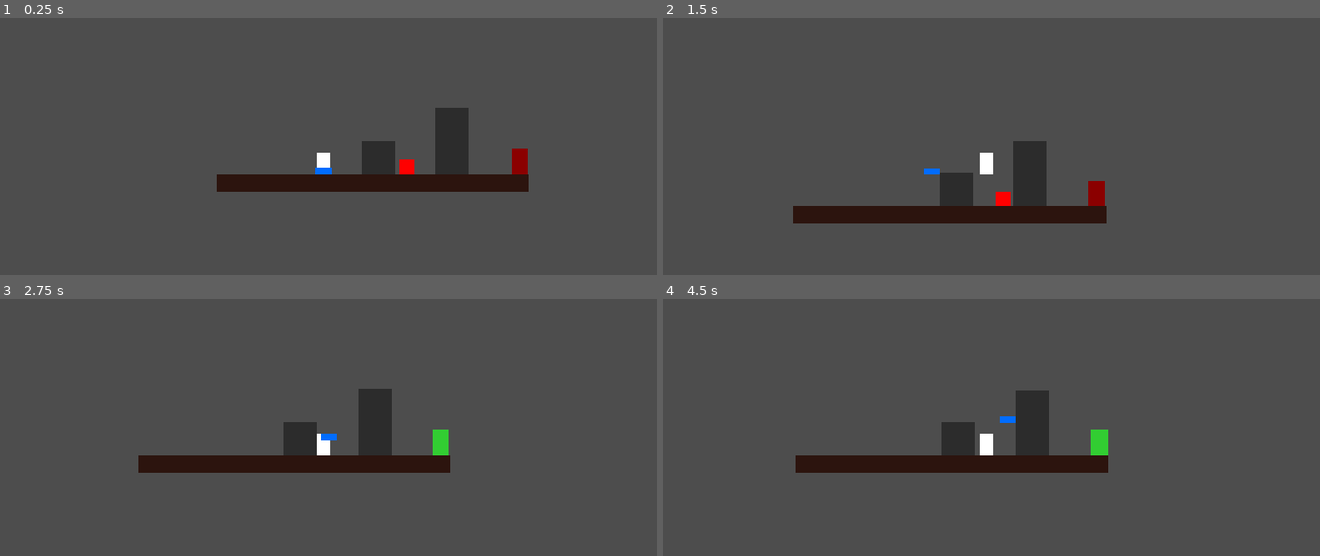
Above: before the commit, frames 1-4 (two rows, left to right).
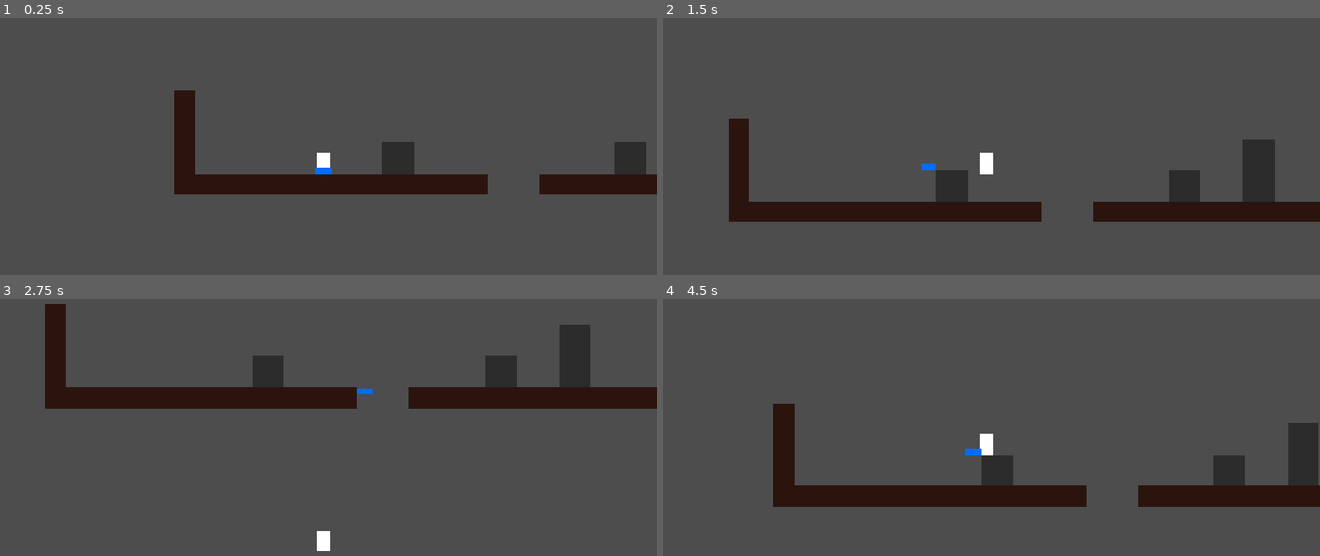
Above: after the commit, the same moments.

Repository: SNiF21/tbd
Game: Godot game, scene res://scenes/level_101.tscn
The game is run twice, just before and just after one commit, with the same random seed, the same clock (stepped at 60 frames per second) and the same inputs.
Inputs:
- Up to frame 1 (0.25 s): no input
- Up to frame 2 (1.5 s): hold D (move_right) from 0.53 s (still down); tap W (jump) at 0.77 s
- Up to frame 3 (2.75 s): tap W (jump) at 1.52 s; release D (move_right) at 2.03 s; hold A (move_left) from 2.03 s (still down)
- Up to frame 4 (4.5 s): release A (move_left) at 2.78 s; hold D (move_right) 2.78-4.28 s; tap W (jump) at 3.02, 3.77 s; hold A (move_left) from 4.28 s (still down)

The runs differ from the first frame. In frame 1, 6.7% of the frame differs, in the area x 26-100%, y 28-69%; in frame 2, 9.3%; in frame 3, 16%, in the area x 6-100%, y 1-99%; in frame 4, 15%.

Commit message:
feat: added multiple floors for tutorial level | fix: fixed floor and wall pozitions

Diff:
--- a/scenes/block.tscn
+++ b/scenes/block.tscn
@@ -1,7 +1,7 @@
 [gd_scene format=3 uid="uid://i0ert0eo4g2r"]
 
 [sub_resource type="RectangleShape2D" id="RectangleShape2D_rmfiq"]
-size = Vector2(64, 64)
+size = Vector2(60, 60)
 
 [node name="Block" type="StaticBody2D" unique_id=585081114]
 metadata/_edit_group_ = true
@@ -10,8 +10,8 @@
 shape = SubResource("RectangleShape2D_rmfiq")
 
 [node name="ColorRect" type="ColorRect" parent="." unique_id=295168419]
-offset_left = -32.0
-offset_top = -32.0
-offset_right = 32.0
-offset_bottom = 32.0
+offset_left = -30.0
+offset_top = -30.0
+offset_right = 30.0
+offset_bottom = 30.0
 color = Color(0.17211533, 0.1721153, 0.1721153, 1)
--- a/scenes/floor.tscn
+++ b/scenes/floor.tscn
@@ -1,18 +1,17 @@
 [gd_scene format=3 uid="uid://f3xg1we20fe1"]
 
 [sub_resource type="RectangleShape2D" id="RectangleShape2D_an55i"]
-size = Vector2(600, 32)
+size = Vector2(600, 40)
 
 [node name="Floor" type="StaticBody2D" unique_id=1361178881]
 metadata/_edit_group_ = true
 
 [node name="CollisionShape2D" type="CollisionShape2D" parent="." unique_id=1896307593]
-position = Vector2(320, 320)
 shape = SubResource("RectangleShape2D_an55i")
 
 [node name="ColorRect" type="ColorRect" parent="." unique_id=1337836033]
-offset_left = 20.0
-offset_top = 304.0
-offset_right = 620.0
-offset_bottom = 337.0
+offset_left = -300.0
+offset_top = -20.0
+offset_right = 300.0
+offset_bottom = 20.0
 color = Color(0.17125294, 0.078206815, 0.055467397, 1)
--- a/scenes/level_101.tscn
+++ b/scenes/level_101.tscn
@@ -4,34 +4,58 @@
 [ext_resource type="PackedScene" uid="uid://jxdnajpdolic" path="res://scenes/finish.tscn" id="1_p1khh"]
 [ext_resource type="PackedScene" uid="uid://68ga8akun21n" path="res://scenes/player.tscn" id="1_xvgh4"]
 [ext_resource type="PackedScene" uid="uid://i0ert0eo4g2r" path="res://scenes/block.tscn" id="2_hi363"]
+[ext_resource type="PackedScene" uid="uid://dwjr7vjtaoif4" path="res://scenes/wall.tscn" id="3_0srce"]
 [ext_resource type="PackedScene" uid="uid://bufqy15xxxe2l" path="res://scenes/companion.tscn" id="3_3s07w"]
 [ext_resource type="PackedScene" uid="uid://b2varr76bwxiy" path="res://scenes/enemy.tscn" id="3_xvgh4"]
 
 [node name="Level101" type="Node2D" unique_id=1168552389]
 
-[node name="Finish" parent="." unique_id=923538762 instance=ExtResource("1_p1khh")]
-position = Vector2(602, 280)
+[node name="Floor1" parent="." unique_id=1361178881 instance=ExtResource("1_bs35o")]
 
-[node name="Floor" parent="." unique_id=1361178881 instance=ExtResource("1_bs35o")]
+[node name="Floor2" parent="." unique_id=2049891801 instance=ExtResource("1_bs35o")]
+position = Vector2(700, 0)
+
+[node name="Finish1" parent="." unique_id=923538762 instance=ExtResource("1_p1khh")]
+position = Vector2(1604, -44)
+
+[node name="Floor3" parent="." unique_id=971571641 instance=ExtResource("1_bs35o")]
+position = Vector2(1400, 0)
+
+[node name="Wall1" parent="." unique_id=1440083511 instance=ExtResource("3_0srce")]
+position = Vector2(-280, -80)
+scale = Vector2(1, 1)
+
+[node name="Wall2" parent="." unique_id=1033328153 instance=ExtResource("3_0srce")]
+position = Vector2(1680, -80)
+scale = Vector2(1, 1)
 
 [node name="Player" parent="." unique_id=726948631 instance=ExtResource("1_xvgh4")]
-position = Vector2(226, 284)
+position = Vector2(-14, -40)
 
 [node name="Companion" parent="." unique_id=1785809186 instance=ExtResource("3_3s07w")]
-position = Vector2(226, 298)
+position = Vector2(-14, -26)
 
 [node name="Obstacles" type="Node2D" parent="." unique_id=448840257]
 
 [node name="Block1" parent="Obstacles" unique_id=999685247 instance=ExtResource("2_hi363")]
-position = Vector2(474, 272)
+position = Vector2(717, -50)
 
 [node name="Block2" parent="Obstacles" unique_id=1948781303 instance=ExtResource("2_hi363")]
-position = Vector2(474, 210)
+position = Vector2(717, -110)
 
 [node name="Block3" parent="Obstacles" unique_id=784922509 instance=ExtResource("2_hi363")]
-position = Vector2(332, 272)
+position = Vector2(575, -50)
+
+[node name="Block5" parent="Obstacles" unique_id=585081114 instance=ExtResource("2_hi363")]
+position = Vector2(1472, -50)
+
+[node name="Block7" parent="Obstacles" unique_id=627878307 instance=ExtResource("2_hi363")]
+position = Vector2(1287, -50)
+
+[node name="Block4" parent="Obstacles" unique_id=929449189 instance=ExtResource("2_hi363")]
+position = Vector2(129, -50)
 
 [node name="Enemies" type="Node2D" parent="." unique_id=637550963]
 
-[node name="Enemy" parent="Enemies" unique_id=2015319253 instance=ExtResource("3_xvgh4")]
-position = Vector2(398, 290)
+[node name="Enemy1" parent="Enemies" unique_id=2015319253 instance=ExtResource("3_xvgh4")]
+position = Vector2(1377, -34)
--- a/scenes/player.tscn
+++ b/scenes/player.tscn
@@ -19,3 +19,4 @@
 offset_bottom = 20.0
 
 [node name="Camera2D" type="Camera2D" parent="." unique_id=2047805580]
+limit_bottom = 450
--- /dev/null
+++ b/scenes/wall.tscn
@@ -0,0 +1,18 @@
+[gd_scene format=3 uid="uid://dwjr7vjtaoif4"]
+
+[sub_resource type="RectangleShape2D" id="RectangleShape2D_an55i"]
+size = Vector2(40, 200)
+
+[node name="Wall" type="StaticBody2D" unique_id=1440083511]
+scale = Vector2(0.4, 1)
+metadata/_edit_group_ = true
+
+[node name="CollisionShape2D" type="CollisionShape2D" parent="." unique_id=2005057946]
+shape = SubResource("RectangleShape2D_an55i")
+
+[node name="ColorRect" type="ColorRect" parent="." unique_id=800360495]
+offset_left = -20.0
+offset_top = -100.0
+offset_right = 20.0
+offset_bottom = 100.0
+color = Color(0.17125294, 0.078206815, 0.055467397, 1)
--- a/scripts/player.gd
+++ b/scripts/player.gd
@@ -1,8 +1,23 @@
 extends CharacterBody2D
+
+enum Emotion { NEUTRAL, RAGE, GRIEF }
+
+@export var level_emotion: Emotion = Emotion.NEUTRAL
 
 const SPEED: float = 220.0
 const JUMP_VELOCITY: float = -400.0
 const GRAVITY: float = 1200.0
+
+@onready var visual_rect: ColorRect = $ColorRect
+
+func _ready() -> void:
+	match level_emotion:
+		Emotion.NEUTRAL:
+			visual_rect.color = Color.WHITE
+		Emotion.RAGE:
+			visual_rect.color = Color.CRIMSON
+		Emotion.GRIEF:
+			visual_rect.color = Color.SLATE_BLUE
 
 func _physics_process(delta: float) -> void:
 	#gravity
